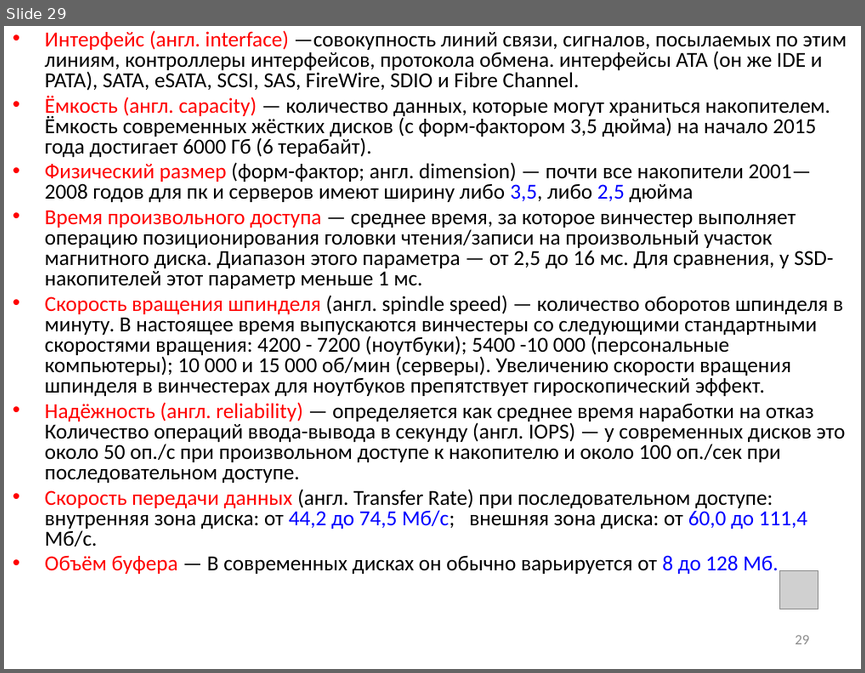
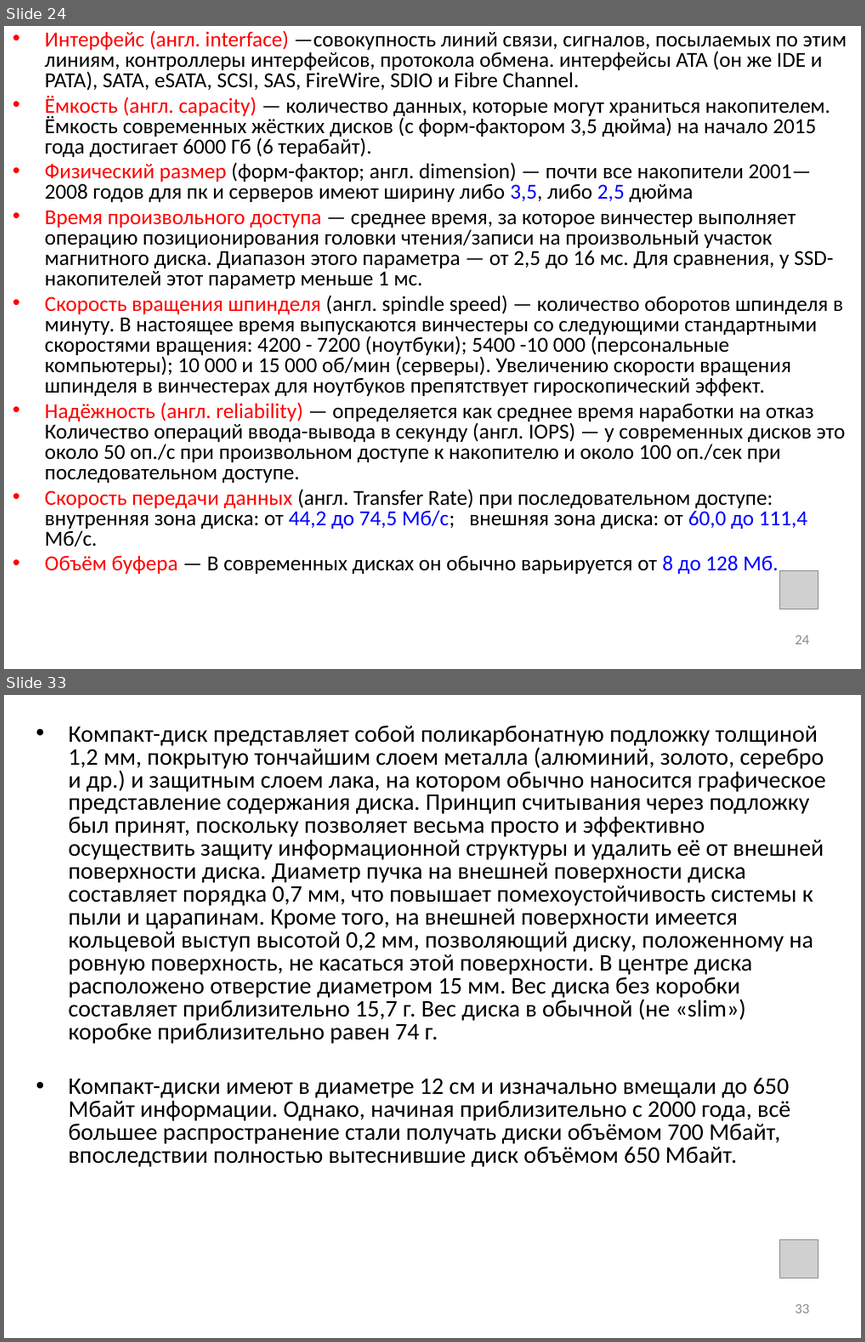
Before and after one commit to saysaysx/manual_materials, a slide deck: inf/audio/inf_5_sysbl_final.pptx. Shown one above the other, each under a label of ours: slide 29 before the commit, slides 24 and 33 after it; the slides between them are not shown. The pictures are 865x673 and 865x1342 pixels, drawn with LibreOffice and Linux fonts; fonts in the diff are those of the drawing; grey boxes stand for pictures. Boxes give left, top, right and bottom in pixels: in the first picture for what was removed or moved away, otherwise in the second. Text is boxed around its words. In the diff, an @@ line names an element or a change of style, - is before the commit and + after.

```diff
--- a/inf/audio/inf_5_sysbl_final.pptx
+++ b/inf/audio/inf_5_sysbl_final.pptx
@@ slide 33 added at [4,695,861,1338], background #FFFFFF @@
@@ text added at [69,726,826,1167], 20 pt, text #000000 @@
+• Компакт-диск представляет собой поликарбонатную подложку толщиной 1,2 мм, покрытую тончайшим слоем металла (алюминий, золото, серебро и др.) и защитным слоем лака, на котором обычно наносится графическое представление содержания диска. Принцип считывания через подложку был принят, поскольку позволяет весьма просто и эффективно осуществить защиту информационной структуры и удалить её от внешней поверхности диска. Диаметр пучка на внешней поверхности диска составляет порядка 0,7 мм, что повышает помехоустойчивость системы к пыли и царапинам. Кроме того, на внешней поверхности имеется кольцевой выступ высотой 0,2 мм, позволяющий диску, положенному на ровную поверхность, не касаться этой поверхности. В центре диска расположено отверстие диаметром 15 мм. Вес диска без коробки составляет приблизительно 15,7 г. Вес диска в обычной (не «slim») коробке приблизительно равен 74 г.
+• Компакт-диски имеют в диаметре 12 см и изначально вмещали до 650 Мбайт информации. Однако, начиная приблизительно с 2000 года, всё большее распространение стали получать диски объёмом 700 Мбайт, впоследствии полностью вытеснившие диск объёмом 650 Мбайт.
@@ picture added at [779,1239,818,1277] @@
@@ page number added at [794,1304,809,1313], 12 pt, text #8C8C8C @@
+33
@@ what was slide 29 is now slide 24 @@
@@ page number at [794,635,809,644]: text changed @@
-29
+24
```
Also in this commit, not shown: 6 slides changed, 21 other slides added, 13 slides removed.
